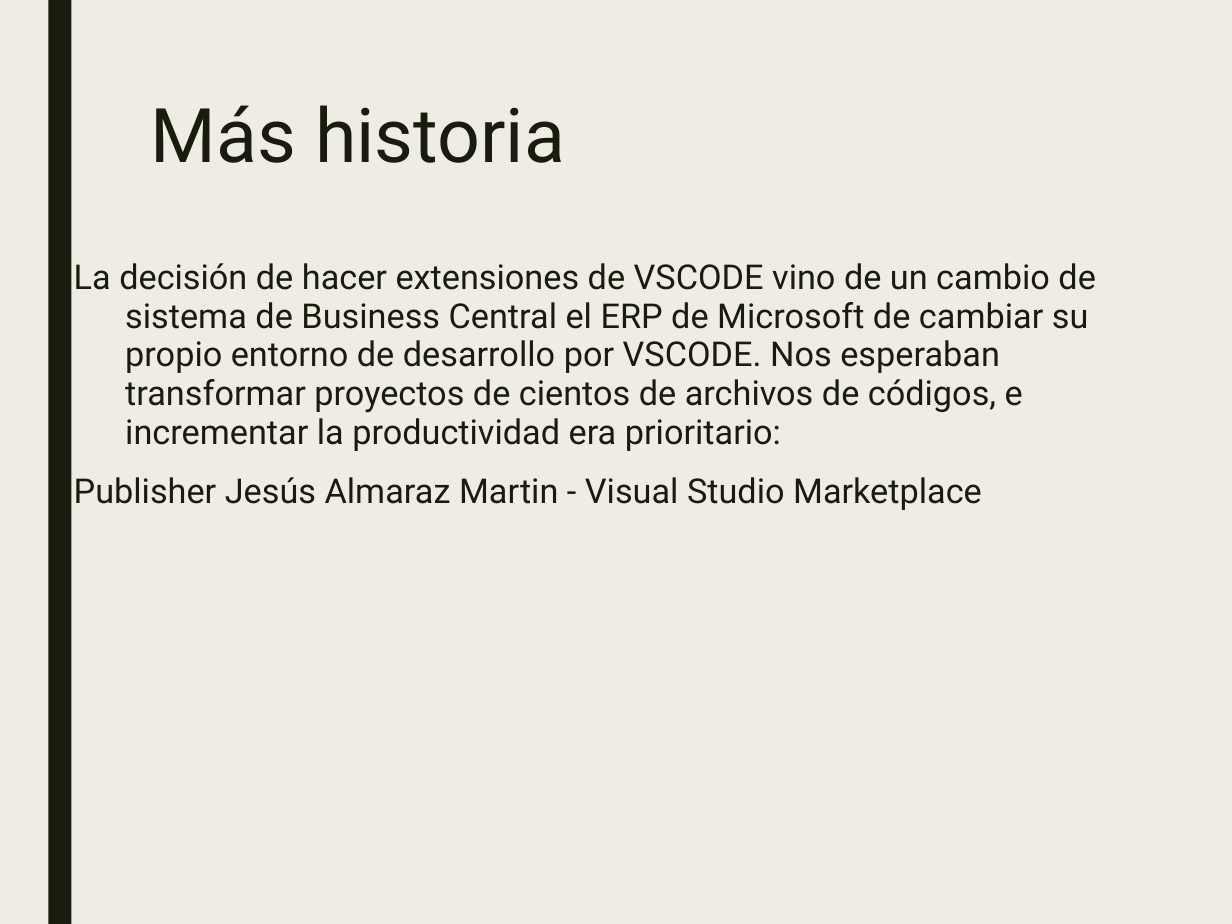
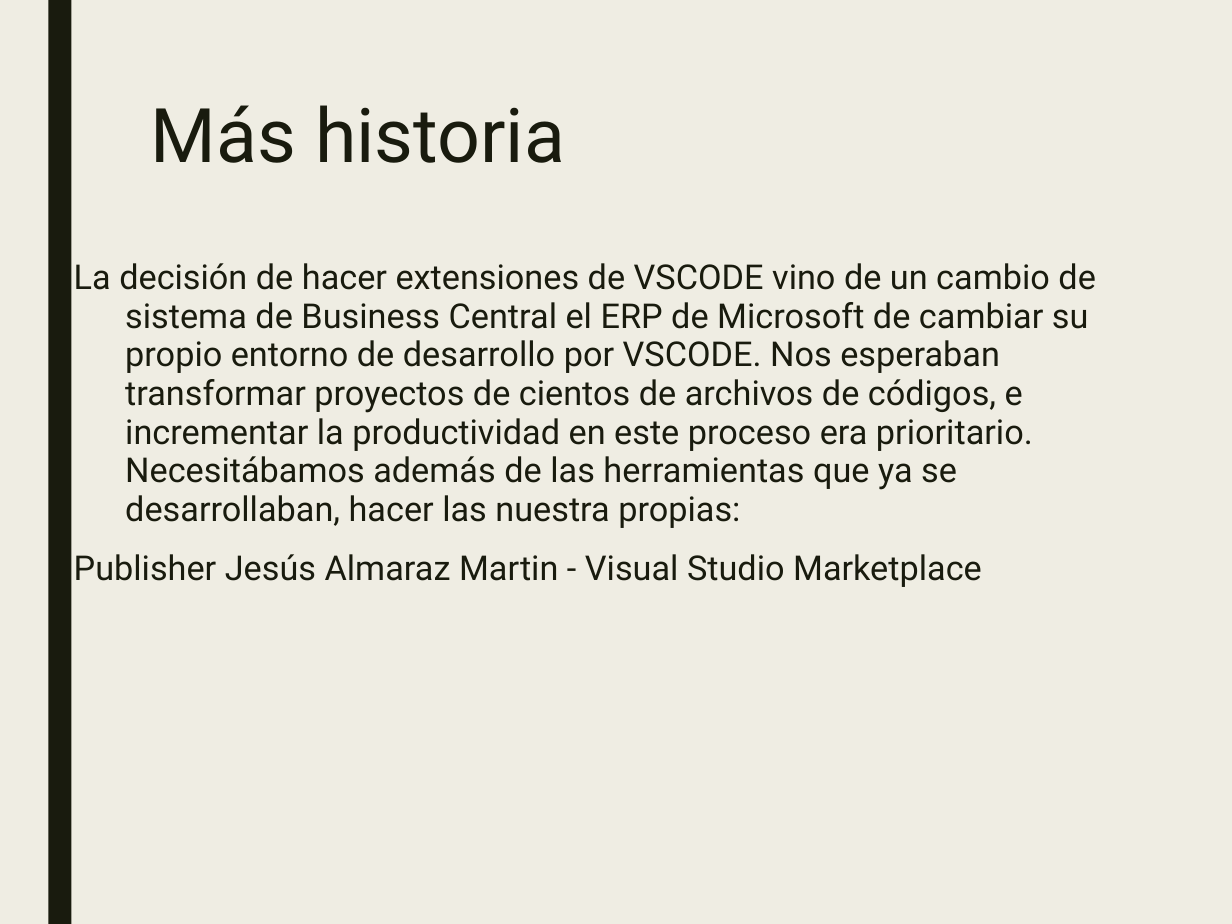
Before and after one commit to JalmarazMartn/dotnetrioja1, a slide deck: slide 5 of VSCODE Extensiones.ppt. Drawn at 1232x924 pixels with LibreOffice and Linux fonts; fonts in the diff are those of the drawing. Boxes give left, top, right and bottom in pixels: in the first picture for what was removed or moved away, otherwise in the second. Text is boxed around its words. In the diff, an @@ line names an element or a change of style, - is before the commit and + after.

Commit message:
Presentación

```diff
--- a/VSCODE Extensiones.ppt
+++ b/VSCODE Extensiones.ppt
@@ text at (74,263,1095,528): text changed @@
-La decisión de hacer extensiones de VSCODE vino de un cambio de sistema de Business Central el ERP de Microsoft de cambiar su propio entorno de desarrollo por VSCODE. Nos esperaban transformar proyectos de cientos de archivos de códigos, e incrementar la productividad era prioritario:
+La decisión de hacer extensiones de VSCODE vino de un cambio de sistema de Business Central el ERP de Microsoft de cambiar su propio entorno de desarrollo por VSCODE. Nos esperaban transformar proyectos de cientos de archivos de códigos, e incrementar la productividad en este proceso era prioritario. Necesitábamos además de las herramientas que ya se desarrollaban, hacer las nuestra propias:
```
Also in this commit, not shown: 3 other slides changed.
